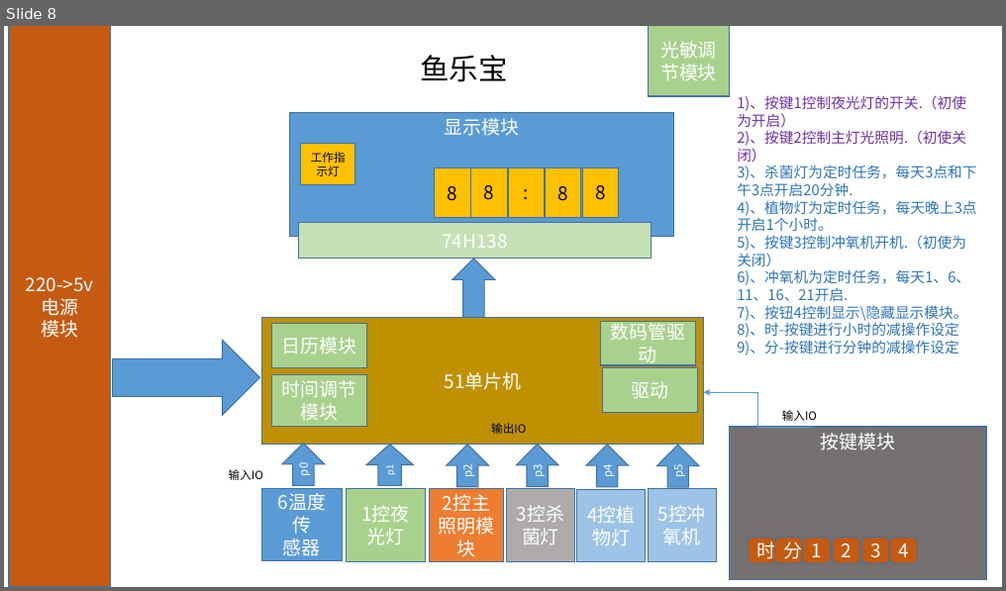
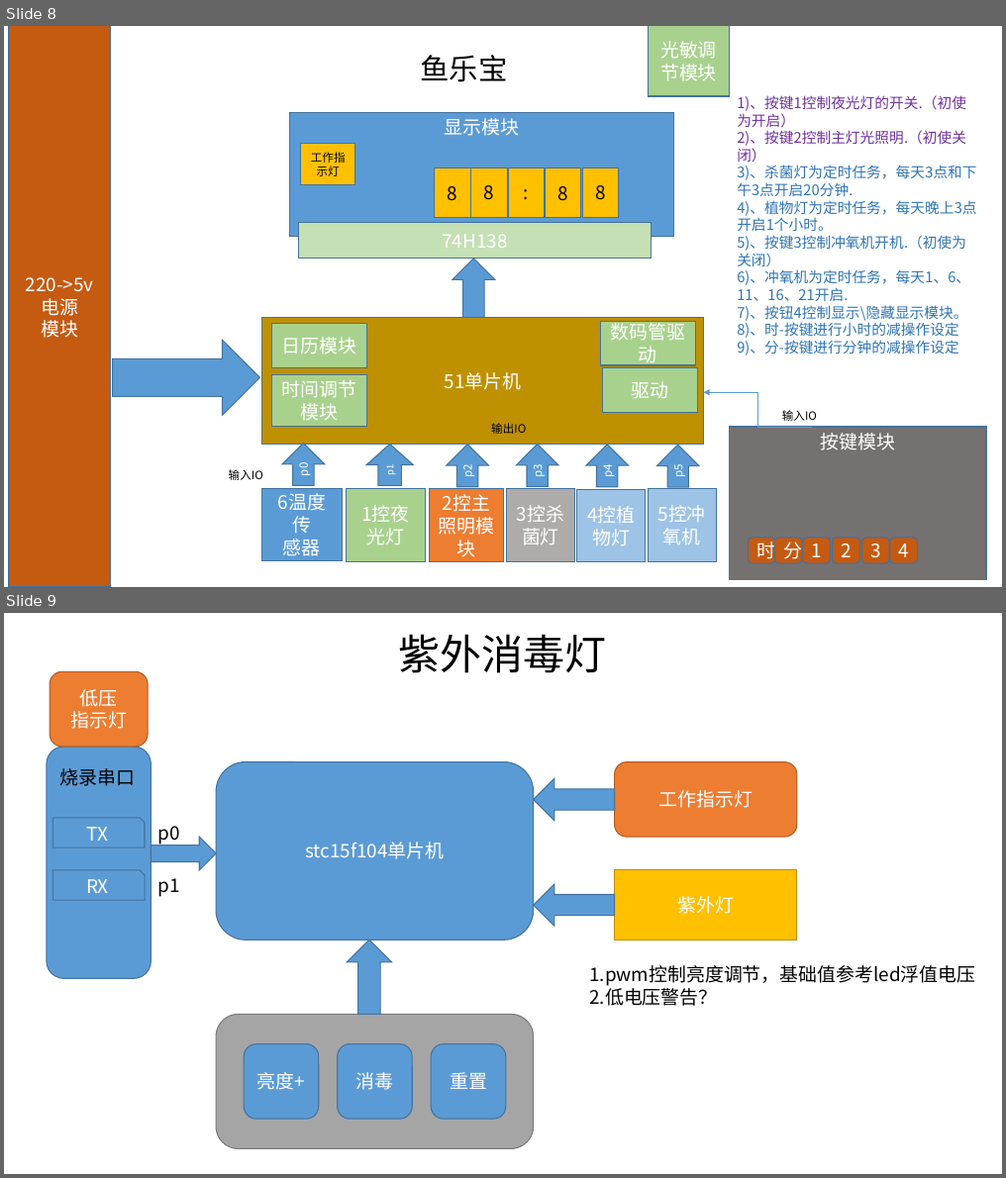
Before and after one commit to chensheng12330/hard_dev_app, a slide deck: DOC/设计稿.pptx. Shown one above the other, each under a label of ours: slide 8 before the commit, slides 8 and 9 after it. The pictures are 1006x591 and 1006x1178 pixels, drawn with LibreOffice and Linux fonts; fonts in the diff are those of the drawing. Boxes give left, top, right and bottom in pixels: in the first picture for what was removed or moved away, otherwise in the second. Text is boxed around its words. In the diff, an @@ line names an element or a change of style, - is before the commit and + after.

```diff
--- a/DOC/设计稿.pptx
+++ b/DOC/设计稿.pptx
@@ slide 9 added at bbox=[4, 613, 1002, 1174], background #FFFFFF @@
@@ text added at bbox=[399, 634, 607, 673], 40 pt, text #000000 @@
+紫外消毒灯
@@ rounded rectangle added at bbox=[50, 671, 148, 747], fill #ED7D31, outline #AF5C24 1 pt, 18 pt, text #FFFFFF @@
+低压
+指示灯
@@ rounded rectangle added at bbox=[47, 747, 152, 978], fill #5B9BD5, outline #43739E 1 pt @@
@@ text added at bbox=[60, 768, 136, 786], 18 pt, text #000000 @@
+烧录串口
@@ rounded rectangle added at bbox=[216, 761, 534, 940], fill #5B9BD5, outline #43739E 1 pt, 18 pt, text #FFFFFF @@
+stc15f104单片机
@@ left arrow added at bbox=[534, 778, 614, 820], fill #5B9BD5, outline #43739E 1 pt @@
@@ rounded rectangle added at bbox=[615, 761, 798, 837], fill #ED7D31, outline #AF5C24 1 pt, 18 pt, text #FFFFFF @@
+工作指示灯
@@ snip rect added at bbox=[53, 818, 145, 848], fill #5B9BD5, outline #43739E 1 pt, 18 pt, text #FFFFFF @@
+TX
@@ right arrow added at bbox=[151, 837, 216, 870], fill #5B9BD5, outline #43739E 1 pt @@
@@ text added at bbox=[158, 826, 180, 846], 18 pt, text #000000 @@
+p0
@@ snip rect added at bbox=[53, 870, 145, 900], fill #5B9BD5, outline #43739E 1 pt, 18 pt, text #FFFFFF @@
+RX
@@ text added at bbox=[158, 878, 180, 897], 18 pt, text #000000 @@
+p1
@@ rectangle added at bbox=[615, 870, 798, 940], fill #FFC000, outline #BD8E00 1 pt, 18 pt, text #FFFFFF @@
+紫外灯
@@ left arrow added at bbox=[534, 884, 614, 926], fill #5B9BD5, outline #43739E 1 pt @@
@@ up arrow added at bbox=[347, 940, 392, 1014], fill #5B9BD5, outline #43739E 1 pt @@
@@ text added at bbox=[589, 965, 975, 1006], 18 pt, text #000000 @@
+1.pwm控制亮度调节，基础值参考led浮值电压
+2.低电压警告？
@@ rounded rectangle added at bbox=[216, 1014, 534, 1149], fill #A5A5A5, outline #7A7A7A 1 pt @@
@@ rounded rectangle added at bbox=[244, 1045, 319, 1119], fill #5B9BD5, outline #43739E 1 pt, 18 pt, text #FFFFFF @@
+亮度+
@@ rounded rectangle added at bbox=[338, 1045, 412, 1119], fill #5B9BD5, outline #43739E 1 pt, 18 pt, text #FFFFFF @@
+消毒
@@ rounded rectangle added at bbox=[431, 1045, 506, 1119], fill #5B9BD5, outline #43739E 1 pt, 18 pt, text #FFFFFF @@
+重置
```
Also in this commit, not shown: 11 other files.
